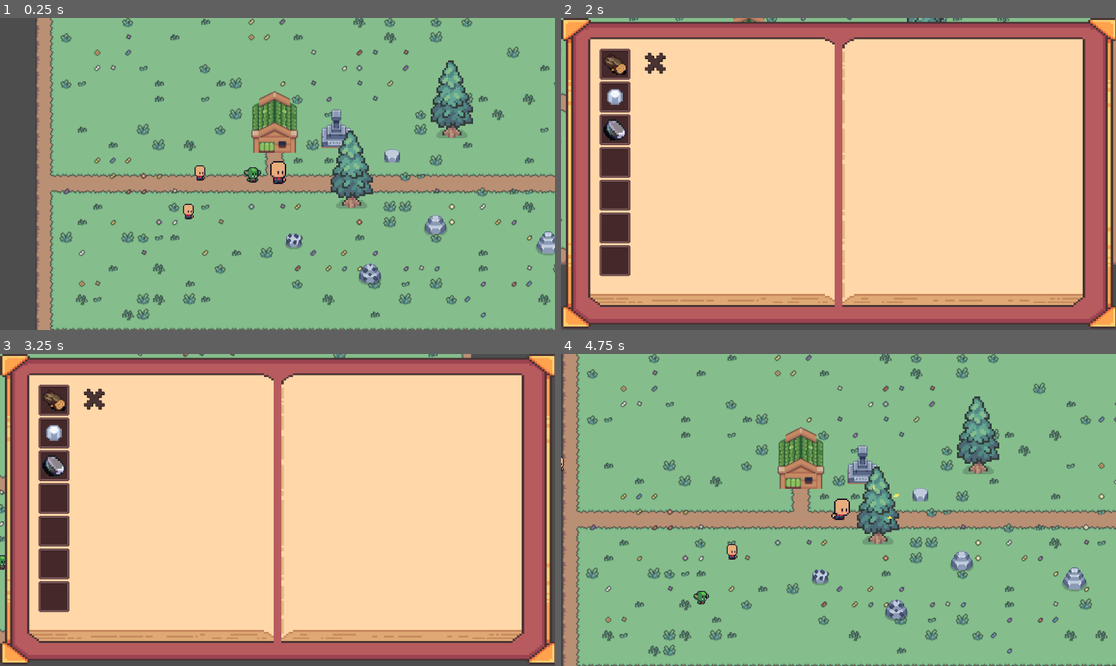
Above: before the commit, frames 1-4 (two rows, left to right).
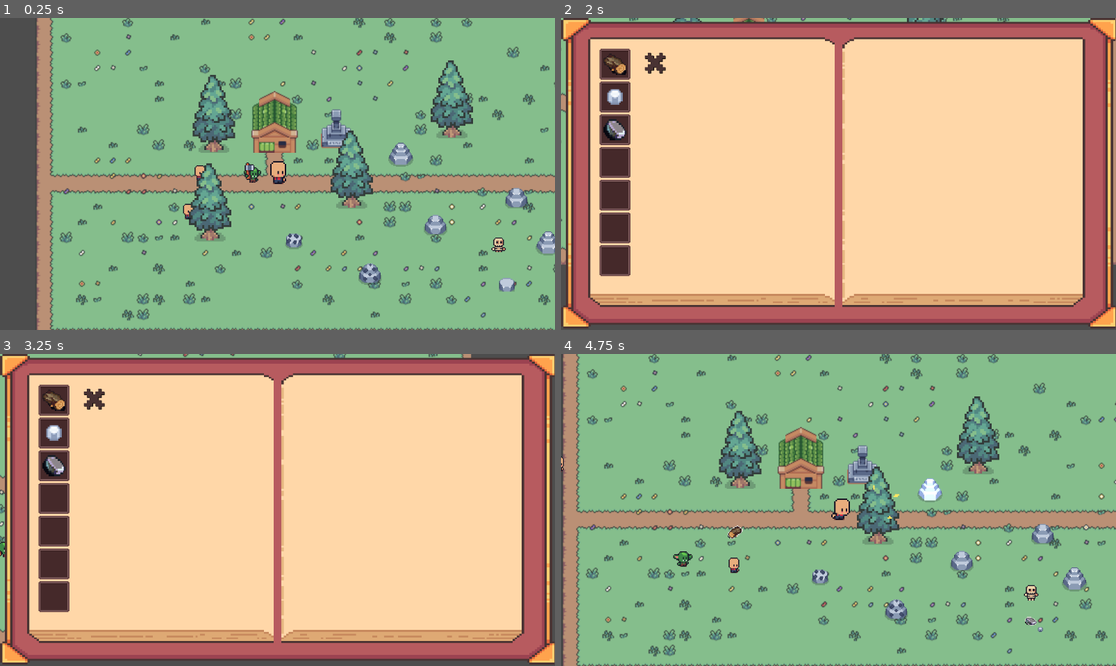
Above: after the commit, the same moments.

Repository: Inkanari/Tinytown
Game: Godot game, scene res://pueblo.tscn
Two runs of this game, one before a commit and one after it. Both use one fixed random seed, a clock stepped at 60 frames per second and the inputs below. The project has no main scene, so this scene is started directly.
Inputs:
- Up to frame 1 (0.25 s): no input
- Up to frame 2 (2 s): tap Enter at 0.5 s; hold D (derecha) 0.53-1.28 s; hold Q (golpe) 0.53-1.28 s; hold S (abajo) from 1.28 s (still down); tap P (UI_single) at 1.35 s; tap Q (golpe) at 1.55 s
- Up to frame 3 (3.25 s): tap Space at 2 s; release S (abajo) at 2.03 s; hold D (derecha) 2.03-2.78 s; hold Q (golpe) 2.03-2.78 s; tap Enter at 2.75 s; hold W (arriba) from 2.78 s (still down); tap Q (golpe) at 2.85 s
- Up to frame 4 (4.75 s): tap Space at 3.5 s; release W (arriba) at 3.53 s; hold Q (golpe) 3.53-4.28 s; hold A (izquierda) from 3.53 s (still down); tap P (UI_single) at 3.6 s; tap Q (golpe) at 4.35 s

The runs differ from the first frame. In frame 1, 3.1% of the frame differs, in the area x 34-96%, y 18-88%; in frame 2, less than 0.1%; in frame 3, less than 0.1%; in frame 4, 2.3%.

Commit message:
IA del NPC esqueleto
Se agrega una maquina de estados para el esqueleto "Picar" "Patrullar" y "Quieto"
Tambien modifique las piedras para agregar una señal al destruirse

Diff:
--- a/duende.tscn
+++ b/duende.tscn
@@ -247,7 +247,7 @@
 texture_filter = 1
 texture_repeat = 1
 sprite_frames = SubResource("SpriteFrames_hn6ox")
-animation = &"Quieto"
+animation = &"talar"
 
 [connection signal="timeout" from="Timer" to="." method="_on_timer_timeout"]
 [connection signal="body_entered" from="Deteccion" to="." method="_on_deteccion_body_entered"]
--- a/esqueleto.gd
+++ b/esqueleto.gd
@@ -1,36 +1,176 @@
 extends CharacterBody2D
-@export var speed = 100.0
-@export var patrol_range = 200.0
-@export var pause_time = 2.0
 
+# Estados del esqueleto
+enum estado {
+	Quieto,
+	Patrullar,
+	A_la_piedra,
+	Minar
+}
+
+# Propiedades de IA
+@export var identificacion_minima: float = 30.0
+@export var daño: int = 1
+@export var daño_intervalo: float = 0.5
+var objetivo_piedra: Node2D = null
+@onready var deteccion = $Deteccion
+@onready var cadencia: Timer = $cadencia
+@onready var anim: AnimatedSprite2D = $AnimatedSprite2D
+var rng := RandomNumberGenerator.new()      # Generador de números aleatorios
+
+# Propiedades de movimiento
+var estado_actual: estado = estado.Quieto       # Estado inicial
+@export var speed = 80.0
+@export var patrol_range = 180.0
+@export var pause_time = 3.0
 var patrol_target = Vector2.ZERO
 var initial_position = Vector2.ZERO
 var is_moving = false
-
 @onready var timer = $Timer
 
+
+func _set_anim(v):
+	anim = v
+
+# Configuración inicial
 func _ready():
-	initial_position = global_position
-	choose_patrol_target()
-	timer.wait_time = pause_time
-	timer.one_shot = true
-	is_moving = false
-	timer.start()
+	initial_position = global_position  # Guarda posición inicial
+	_selecciona_objetivo()             # Selecciona un punto de patrulla
+	timer.wait_time = pause_time       # Configura pausa
+	timer.one_shot = true              # Temporizador de un solo disparo
+	is_moving = false                  # No se mueve al inicio
+	timer.start()                      # Inicia temporizador
+	cadencia.wait_time = daño_intervalo  # Configura intervalo de golpes
+	cadencia.one_shot = false          # Temporizador repetitivo
+	cadencia.connect("timeout", Callable(self, "_on_cadencia_tick"))  # Conecta señal
+	cadencia.stop()                    # Detiene cadencia hasta minar
+	estado_actual = estado.Quieto      # Estado inicial
+	_iniciar_pausa_despues_patrullar() # Inicia pausa antes de patrullar
+	# Conecta señales de detección
+	deteccion.connect("body_entered", Callable(self, "_on_deteccion_body_entered"))
+	deteccion.connect("body_exited", Callable(self, "_on_deteccion_body_exited"))
+
+# Procesa física y movimiento cada frame
 func _physics_process(delta: float) -> void:
-	if is_moving:
+	# Ejecuta lógica según el estado
+	match estado_actual:
+		estado.Patrullar:
+			_process_patrullar(delta)
+		estado.A_la_piedra:
+			_process_a_la_piedra(delta)
+		estado.Minar:
+			velocity = Vector2.ZERO  # Sin movimiento al minar
+		estado.Quieto:
+			velocity = Vector2.ZERO  # Sin movimiento al estar quieto
+
+	# Mueve hacia el punto de patrulla solo si está patrullando
+	if is_moving and estado_actual == estado.Patrullar:
 		var direction = (patrol_target - global_position).normalized()
 		velocity = direction * speed
 		if global_position.distance_to(patrol_target) < 10.0:
 			velocity = Vector2.ZERO
 			is_moving = false
 			timer.start()
+
+	move_and_slide()
+
+# Maneja el temporizador de pausa
+func _on_timer_timeout() -> void:
+	if estado_actual == estado.Quieto:
+		_selecciona_objetivo()
+		is_moving = true
+		estado_actual = estado.Patrullar
+
+# Procesa el estado Patrullar
+func _process_patrullar(delta: float) -> void:
+	var direccion = patrol_target - global_position
+	if direccion.length() < 8.0:  # Si está cerca del objetivo
+		estado_actual = estado.Quieto
+		_iniciar_pausa_despues_patrullar()
+		return
+	velocity = direccion.normalized() * speed
+	_play_anim("Patrullar")  # Reproduce animación de caminar
+
+# Procesa el estado A_la_piedra
+func _process_a_la_piedra(delta: float) -> void:
+	if not is_instance_valid(objetivo_piedra):  # Verifica si la piedra es válida
+		_cancela_objetivo()
+		return
+	var direccion = objetivo_piedra.global_position - global_position
+	var distancia = direccion.length()
+	if distancia <= identificacion_minima:  # Si está cerca, empieza a minar
+		velocity = Vector2.ZERO  # Detiene el movimiento
+		estado_actual = estado.Minar
+		_play_anim("Minar")
+		cadencia.start()
+		return
+	velocity = direccion.normalized() * speed
+	_play_anim("Patrullar")  # Reproduce animación de caminar
+
+# Detecta cuando una piedra entra en el área
+func _on_deteccion_body_entered(body: Node2D) -> void:
+	if body.is_in_group("piedras") and body.has_method("recibir_golpe") and not body.get("ocupado"):
+		body.set("ocupado", true)  # Marca la piedra como ocupada
+		if estado_actual == estado.Minar:
+			return
+		objetivo_piedra = body  # Asigna la piedra como objetivo
+		is_moving = false  # Desactiva movimiento de patrulla
+		estado_actual = estado.A_la_piedra
+		if body.has_signal("destruir"):
+			body.connect("destruir", Callable(self, "_on_piedra_destruida"))  # Conecta señal
+
+# Detecta cuando una piedra sale del área
+func _on_deteccion_body_exited(body: Node2D) -> void:
+	# Solo cancela si no está minando
+	if body == objetivo_piedra and estado_actual != estado.Minar:
+		_cancela_objetivo()
+
+# Aplica daño a la piedra en cada tick de cadencia
+func _on_cadencia_tick() -> void:
+	if not is_instance_valid(objetivo_piedra):
+		_cancela_objetivo()
+		return
+	if objetivo_piedra.has_method("recibir_golpe"):
+		objetivo_piedra.recibir_golpe(daño)
 	else:
-		velocity = Vector2.ZERO
-	move_and_slide()
-func choose_patrol_target() -> void:
-	var random_angle = randf_range(0.0, 2.0 * PI)
-	var random_distance = randf_range(50.0, patrol_range)
-	patrol_target = initial_position + Vector2(cos(random_angle), sin(random_angle)) * random_distance
-func _on_timer_timeout() -> void:
-	choose_patrol_target()
-	is_moving = true
+		_cancela_objetivo()  # Cancela si la piedra no puede recibir golpes
+
+# Maneja la destrucción de una piedra
+func _on_piedra_destruida(piedra_node: Node) -> void:
+	_cancela_objetivo()
+	estado_actual = estado.Quieto
+	await get_tree().create_timer(0.3).timeout  # Espera breve
+	_selecciona_objetivo()
+	estado_actual = estado.Patrullar
+
+# Selecciona un nuevo punto de patrulla aleatorio
+func _selecciona_objetivo():
+	var angle = rng.randf_range(0.0, TAU)  # TAU = 2π
+	var distancia = rng.randf_range(40.0, patrol_range)
+	patrol_target = initial_position + Vector2(cos(angle), sin(angle)) * distancia
+
+# Inicia una pausa antes de patrullar
+func _iniciar_pausa_despues_patrullar() -> void:
+	await get_tree().create_timer(pause_time).timeout
+	if estado_actual == estado.Quieto:
+		_selecciona_objetivo()
+		estado_actual = estado.Patrullar
+
+# Cancela el objetivo actual (piedra)
+func _cancela_objetivo() -> void:
+	if is_instance_valid(objetivo_piedra) and objetivo_piedra.has_signal("destruir"):
+		if objetivo_piedra.is_connected("destruir", Callable(self, "_on_piedra_destruida")):
+			objetivo_piedra.disconnect("destruir", Callable(self, "_on_piedra_destruida"))
+		if objetivo_piedra.has_method("set"):
+			objetivo_piedra.set("ocupado", false)
+	objetivo_piedra = null
+	cadencia.stop()
+	_play_anim("Quieto")
+	_selecciona_objetivo()
+	estado_actual = estado.Patrullar
+
+# Reproduce una animación
+func _play_anim(name: String) -> void:
+	if anim:
+		if anim.animation != name:
+			anim.play(name)
--- a/esqueleto.tscn
+++ b/esqueleto.tscn
@@ -1,7 +1,9 @@
-[gd_scene load_steps=5 format=3 uid="uid://b418ypd53pc0h"]
+[gd_scene load_steps=30 format=3 uid="uid://b418ypd53pc0h"]
 
 [ext_resource type="Texture2D" uid="uid://dnowi8g83rm5y" path="res://personaje/Skeleton/PNG/skeleton_idle_strip6.png" id="1_fl07q"]
 [ext_resource type="Script" uid="uid://b7f5hynvlnj3x" path="res://esqueleto.gd" id="1_xvng2"]
+[ext_resource type="Texture2D" uid="uid://b8jw7yhtb72cm" path="res://personaje/Skeleton/PNG/skeleton_walk_strip8.png" id="3_lrdmc"]
+[ext_resource type="Texture2D" uid="uid://cpk2xgmo6tmtt" path="res://personaje/Skeleton/PNG/skeleton_attack_strip7.png" id="3_qahio"]
 
 [sub_resource type="AtlasTexture" id="AtlasTexture_xvng2"]
 atlas = ExtResource("1_fl07q")
@@ -9,6 +11,174 @@
 
 [sub_resource type="RectangleShape2D" id="RectangleShape2D_lrdmc"]
 size = Vector2(11, 14)
+
+[sub_resource type="CircleShape2D" id="CircleShape2D_qahio"]
+radius = 33.0
+
+[sub_resource type="AtlasTexture" id="AtlasTexture_q6t52"]
+atlas = ExtResource("3_qahio")
+region = Rect2(0, 0, 96, 64)
+
+[sub_resource type="AtlasTexture" id="AtlasTexture_m5oya"]
+atlas = ExtResource("3_qahio")
+region = Rect2(96, 0, 96, 64)
+
+[sub_resource type="AtlasTexture" id="AtlasTexture_w7kkk"]
+atlas = ExtResource("3_qahio")
+region = Rect2(192, 0, 96, 64)
+
+[sub_resource type="AtlasTexture" id="AtlasTexture_bvepm"]
+atlas = ExtResource("3_qahio")
+region = Rect2(288, 0, 96, 64)
+
+[sub_resource type="AtlasTexture" id="AtlasTexture_xdnsm"]
+atlas = ExtResource("3_qahio")
+region = Rect2(384, 0, 96, 64)
+
+[sub_resource type="AtlasTexture" id="AtlasTexture_f7sdg"]
+atlas = ExtResource("3_qahio")
+region = Rect2(480, 0, 96, 64)
+
+[sub_resource type="AtlasTexture" id="AtlasTexture_sm7sx"]
+atlas = ExtResource("3_qahio")
+region = Rect2(576, 0, 96, 64)
+
+[sub_resource type="AtlasTexture" id="AtlasTexture_0irli"]
+atlas = ExtResource("3_lrdmc")
+region = Rect2(0, 0, 96, 64)
+
+[sub_resource type="AtlasTexture" id="AtlasTexture_ibnj5"]
+atlas = ExtResource("3_lrdmc")
+region = Rect2(96, 0, 96, 64)
+
+[sub_resource type="AtlasTexture" id="AtlasTexture_32rhc"]
+atlas = ExtResource("3_lrdmc")
+region = Rect2(192, 0, 96, 64)
+
+[sub_resource type="AtlasTexture" id="AtlasTexture_3p4t0"]
+atlas = ExtResource("3_lrdmc")
+region = Rect2(288, 0, 96, 64)
+
+[sub_resource type="AtlasTexture" id="AtlasTexture_uxph8"]
+atlas = ExtResource("3_lrdmc")
+region = Rect2(384, 0, 96, 64)
+
+[sub_resource type="AtlasTexture" id="AtlasTexture_ygcs7"]
+atlas = ExtResource("3_lrdmc")
+region = Rect2(480, 0, 96, 64)
+
+[sub_resource type="AtlasTexture" id="AtlasTexture_ekfc4"]
+atlas = ExtResource("3_lrdmc")
+region = Rect2(576, 0, 96, 64)
+
+[sub_resource type="AtlasTexture" id="AtlasTexture_fcdgd"]
+atlas = ExtResource("3_lrdmc")
+region = Rect2(672, 0, 96, 64)
+
+[sub_resource type="AtlasTexture" id="AtlasTexture_6kvmr"]
+atlas = ExtResource("1_fl07q")
+region = Rect2(0, 0, 96, 64)
+
+[sub_resource type="AtlasTexture" id="AtlasTexture_3e6vv"]
+atlas = ExtResource("1_fl07q")
+region = Rect2(96, 0, 96, 64)
+
+[sub_resource type="AtlasTexture" id="AtlasTexture_20nf6"]
+atlas = ExtResource("1_fl07q")
+region = Rect2(192, 0, 96, 64)
+
+[sub_resource type="AtlasTexture" id="AtlasTexture_4lvds"]
+atlas = ExtResource("1_fl07q")
+region = Rect2(288, 0, 96, 64)
+
+[sub_resource type="AtlasTexture" id="AtlasTexture_ekysi"]
+atlas = ExtResource("1_fl07q")
+region = Rect2(384, 0, 96, 64)
+
+[sub_resource type="AtlasTexture" id="AtlasTexture_dk7hy"]
+atlas = ExtResource("1_fl07q")
+region = Rect2(480, 0, 96, 64)
+
+[sub_resource type="SpriteFrames" id="SpriteFrames_qahio"]
+animations = [{
+"frames": [{
+"duration": 1.0,
+"texture": SubResource("AtlasTexture_q6t52")
+}, {
+"duration": 1.0,
+"texture": SubResource("AtlasTexture_m5oya")
+}, {
+"duration": 1.0,
+"texture": SubResource("AtlasTexture_w7kkk")
+}, {
+"duration": 1.0,
+"texture": SubResource("AtlasTexture_bvepm")
+}, {
+"duration": 1.0,
+"texture": SubResource("AtlasTexture_xdnsm")
+}, {
+"duration": 1.0,
+"texture": SubResource("AtlasTexture_f7sdg")
+}, {
+"duration": 1.0,
+"texture": SubResource("AtlasTexture_sm7sx")
+}],
+"loop": true,
+"name": &"Minar",
+"speed": 5.0
+}, {
+"frames": [{
+"duration": 1.0,
+"texture": SubResource("AtlasTexture_0irli")
+}, {
+"duration": 1.0,
+"texture": SubResource("AtlasTexture_ibnj5")
+}, {
+"duration": 1.0,
+"texture": SubResource("AtlasTexture_32rhc")
+}, {
+"duration": 1.0,
+"texture": SubResource("AtlasTexture_3p4t0")
+}, {
+"duration": 1.0,
+"texture": SubResource("AtlasTexture_uxph8")
+}, {
+"duration": 1.0,
+"texture": SubResource("AtlasTexture_ygcs7")
+}, {
+"duration": 1.0,
+"texture": SubResource("AtlasTexture_ekfc4")
+}, {
+"duration": 1.0,
+"texture": SubResource("AtlasTexture_fcdgd")
+}],
+"loop": true,
+"name": &"Patrullar",
+"speed": 5.0
+}, {
+"frames": [{
+"duration": 1.0,
+"texture": SubResource("AtlasTexture_6kvmr")
+}, {
+"duration": 1.0,
+"texture": SubResource("AtlasTexture_3e6vv")
+}, {
+"duration": 1.0,
+"texture": SubResource("AtlasTexture_20nf6")
+}, {
+"duration": 1.0,
+"texture": SubResource("AtlasTexture_4lvds")
+}, {
+"duration": 1.0,
+"texture": SubResource("AtlasTexture_ekysi")
+}, {
+"duration": 1.0,
+"texture": SubResource("AtlasTexture_dk7hy")
+}],
+"loop": true,
+"name": &"Quieto",
+"speed": 5.0
+}]
 
 [node name="Esqueleto" type="CharacterBody2D"]
 collision_layer = 32
@@ -16,6 +186,7 @@
 script = ExtResource("1_xvng2")
 
 [node name="SkeletonIdleStrip6" type="Sprite2D" parent="."]
+visible = false
 texture_filter = 1
 texture_repeat = 1
 texture = SubResource("AtlasTexture_xvng2")
@@ -26,4 +197,18 @@
 
 [node name="Timer" type="Timer" parent="."]
 
+[node name="cadencia" type="Timer" parent="."]
+
+[node name="Deteccion" type="Area2D" parent="."]
+
+[node name="CollisionShape2D" type="CollisionShape2D" parent="Deteccion"]
+shape = SubResource("CircleShape2D_qahio")
+
+[node name="AnimatedSprite2D" type="AnimatedSprite2D" parent="."]
+texture_filter = 1
+sprite_frames = SubResource("SpriteFrames_qahio")
+animation = &"Quieto"
+frame = 3
+frame_progress = 0.668355
+
 [connection signal="timeout" from="Timer" to="." method="_on_timer_timeout"]
--- a/piedra_lv_1.gd
+++ b/piedra_lv_1.gd
@@ -1,6 +1,10 @@
 extends StaticBody2D
+
+#añadi esta señal para el esqueleto al picarlo
+signal destruir(piedra_node)
 var es_piedra = true
-
+#esta variable es para que el esqueleto pueda marcar la piedra como ocupada
+var ocupado: bool = false
 @export var vida: int = 2
 @export var drop_escene: PackedScene
 @export var drop_escene_2: PackedScene
@@ -26,6 +30,7 @@
 	if vida <= 0:
 		picar()
 func picar():
+	emit_signal("destruir", self)  # Emite la señal antes de destruirse :D
 	if drop_escene:
 		var loot = drop_escene.instantiate()
 		loot.position = position
@@ -36,5 +41,6 @@
 		var y = randf_range(5, 10)
 		loot.position = position + Vector2(x, y)
 		get_parent().add_child(loot)
+	ocupado = false # la piedra es libre de morir en paz
 	await get_tree().process_frame
 	queue_free()
--- a/piedra_lv_1.tscn
+++ b/piedra_lv_1.tscn
@@ -12,7 +12,7 @@
 [sub_resource type="RectangleShape2D" id="RectangleShape2D_kqs2w"]
 size = Vector2(14, 8)
 
-[node name="Piedra_lv1" type="StaticBody2D"]
+[node name="Piedra_lv1" type="StaticBody2D" groups=["piedras"]]
 script = ExtResource("1_dlgiv")
 drop_escene = ExtResource("2_kqs2w")
 drop_escene_2 = ExtResource("3_nx25v")
--- a/piedra_lv_2.gd
+++ b/piedra_lv_2.gd
@@ -1,5 +1,7 @@
 extends StaticBody2D
 
+signal destruir(piedra_node)
+var ocupado: bool = false
 @export var vida: int = 5
 @export var drop_escene: PackedScene
 @export var drop_escene_2: PackedScene
@@ -46,6 +48,7 @@
 		picar()
 func picar():
 	if drop_escene:
+		emit_signal("destruir", self)
 		for i in range(4):
 			var loot = drop_escene.instantiate()
 			var x = randf_range(10, -10)
@@ -59,5 +62,6 @@
 			var y = randf_range(-10, 10)
 			loot.position = position + Vector2(x, y)
 			get_parent().add_child(loot)
+	ocupado = false
 	await get_tree().process_frame
 	queue_free()
--- a/piedra_lv_2.tscn
+++ b/piedra_lv_2.tscn
@@ -8,7 +8,7 @@
 [sub_resource type="RectangleShape2D" id="RectangleShape2D_5n73b"]
 size = Vector2(20, 10)
 
-[node name="piedra_lv_2" type="StaticBody2D"]
+[node name="piedra_lv_2" type="StaticBody2D" groups=["piedras"]]
 script = ExtResource("1_lodkb")
 drop_escene = ExtResource("2_5n73b")
 drop_escene_2 = ExtResource("3_7yvfs")
--- a/piedra_lv_3.gd
+++ b/piedra_lv_3.gd
@@ -1,4 +1,7 @@
 extends StaticBody2D
+
+signal destruir(piedra_node)
+var ocupado: bool = false
 
 @export var vida: int = 10
 @export var drop_escene: PackedScene
@@ -47,6 +50,7 @@
 
 func picar():
 	if drop_escene:
+		emit_signal("destruir", self)
 		for i in range(7):
 			var loot = drop_escene.instantiate()
 			var x = randf_range(10, -10)
@@ -60,5 +64,6 @@
 			var y = randf_range(-10, 10)
 			loot.position = position + Vector2(x, y)
 			get_parent().add_child(loot)
+	ocupado = false
 	await get_tree().process_frame
 	queue_free()
--- a/piedra_lv_3.tscn
+++ b/piedra_lv_3.tscn
@@ -8,7 +8,7 @@
 [sub_resource type="RectangleShape2D" id="RectangleShape2D_ywobo"]
 size = Vector2(20, 11)
 
-[node name="piedra_lv_3" type="StaticBody2D"]
+[node name="piedra_lv_3" type="StaticBody2D" groups=["piedras"]]
 script = ExtResource("1_886vi")
 drop_escene = ExtResource("3_2e2vg")
 drop_escene_2 = ExtResource("2_ywobo")
--- a/project.godot
+++ b/project.godot
@@ -20,6 +20,7 @@
 [global_group]
 
 arboles="todos los arboles"
+piedras=""
 
 [input]
 
--- a/pueblo.tscn
+++ b/pueblo.tscn
@@ -24,6 +24,7 @@
 [ext_resource type="PackedScene" uid="uid://dn32iqj5onbv7" path="res://piedra_lv_3.tscn" id="22_7vwwt"]
 [ext_resource type="PackedScene" uid="uid://b4y2tfdiyknrr" path="res://carbon_lv_1.tscn" id="23_cx1s2"]
 [ext_resource type="PackedScene" uid="uid://dxbq7r5fbuwis" path="res://carbon_lv_2.tscn" id="24_sd6s8"]
+[ext_resource type="PackedScene" uid="uid://b418ypd53pc0h" path="res://esqueleto.tscn" id="25_kvb3i"]
 
 [sub_resource type="TileSetAtlasSource" id="TileSetAtlasSource_46lw5"]
 texture = ExtResource("1_8qe2h")
@@ -2136,7 +2137,7 @@
 zoom = Vector2(2, 2)
 
 [node name="Piedra_lv1" parent="Entidades" instance=ExtResource("17_ke0fx")]
-position = Vector2(122, 35)
+position = Vector2(241, 169)
 
 [node name="Arbol" parent="." instance=ExtResource("17_2086w")]
 position = Vector2(80, 49)
@@ -2164,3 +2165,18 @@
 
 [node name="carbon_lv_2" parent="." instance=ExtResource("24_sd6s8")]
 position = Vector2(99, 158)
+
+[node name="Arbol3" parent="." instance=ExtResource("17_2086w")]
+position = Vector2(-67, 83)
+
+[node name="Arbol4" parent="." instance=ExtResource("17_2086w")]
+position = Vector2(-63, -9)
+
+[node name="Esqueleto" parent="." instance=ExtResource("25_kvb3i")]
+position = Vector2(232, 127)
+
+[node name="piedra_lv_4" parent="." instance=ExtResource("22_7vwwt")]
+position = Vector2(131, 34)
+
+[node name="piedra_lv_5" parent="." instance=ExtResource("21_65b1k")]
+position = Vector2(251, 79)
Not shown: 1 places in pueblo.tscn that only renumber resources
